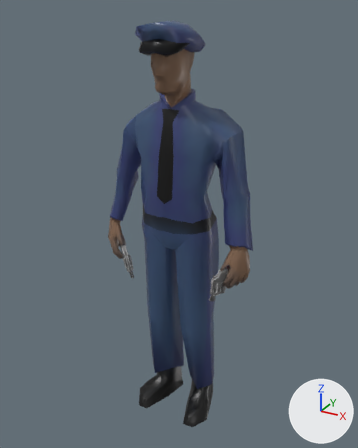
One commit to the FBX model Assets/Models/Characters/Police/Police.fbx: the scene before it, then after it.
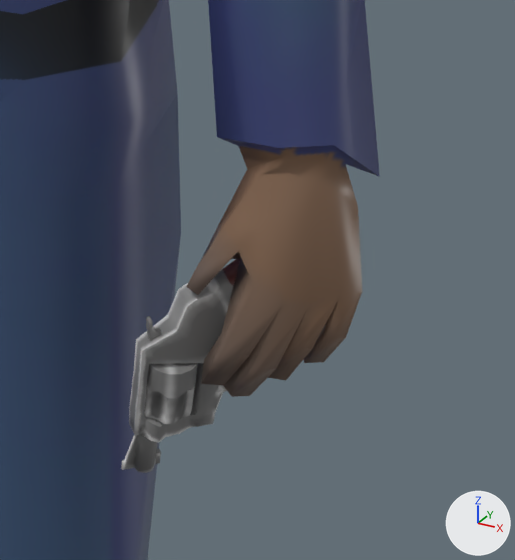
The first picture shows the older version from a 50 mm camera at (0.938, -1.606, 1.803) aimed at (0.0, 0.101, 0.949). The close-ups show both versions on the part from 53% to 77% of the width and 49% to 71% of the height of that picture. Arrows for +X, +Y and +Z are at lower right; the lights stay in place. Where no turn or scale is listed for an object, it has been applied to the vertices.

The scene before the commit, as lines of its bpy script (objects in view):
```python
me_cube = bpy.data.meshes.new('Cube')
me_cube.from_pydata(...)  # 469 vertices, 508 faces; spans x -0.35..0.35, y -0.05..0.22, z -0.01..1.73
me_cube.materials.append(mat_material)  # picture img_police_diffuse_png
me_cube_001 = bpy.data.meshes.new('Cube.001')
me_cube_001.from_pydata(...)  # 425 vertices, 440 faces; spans x -0.057..0.064, y -0.052..0.047, z -0.089..0.098
me_cube_001.materials.append(mat_gun)  # picture img_revolverdiffuse_png
ob_cop = bpy.data.objects.new('Cop', me_cube)
ob_cop.location = (0.0, 0.0, -0.0014)
ob_revolver_l = bpy.data.objects.new('Revolver_L', me_cube_001)
ob_revolver_l.location = (0.2471, 0.0469, 0.7586)
```
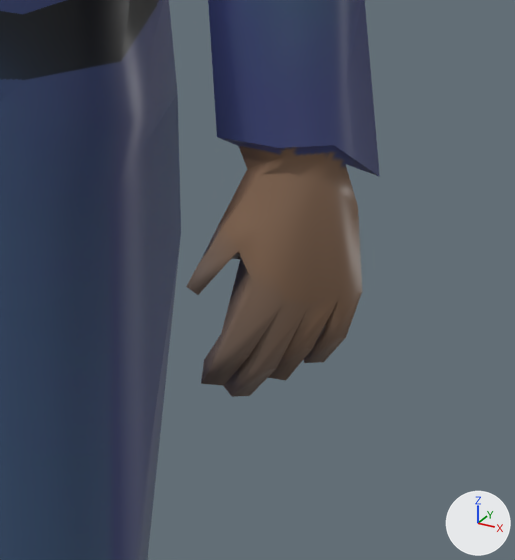
Boxes [x1, y1, x2, y2] around the edits, measured in the close-ups (515 x 560 px):
'Revolver_L', deleted
    before: [121, 259, 240, 473]

Patch to the scene script:
```diff
--- a/Assets/Models/Characters/Police/Police.fbx.py
+++ b/Assets/Models/Characters/Police/Police.fbx.py
@@ ob_revolver_l @@
-ob_revolver_l = bpy.data.objects.new('Revolver_L', me_cube_001)
-ob_revolver_l.location = (0.2471, 0.0469, 0.7586)
```
